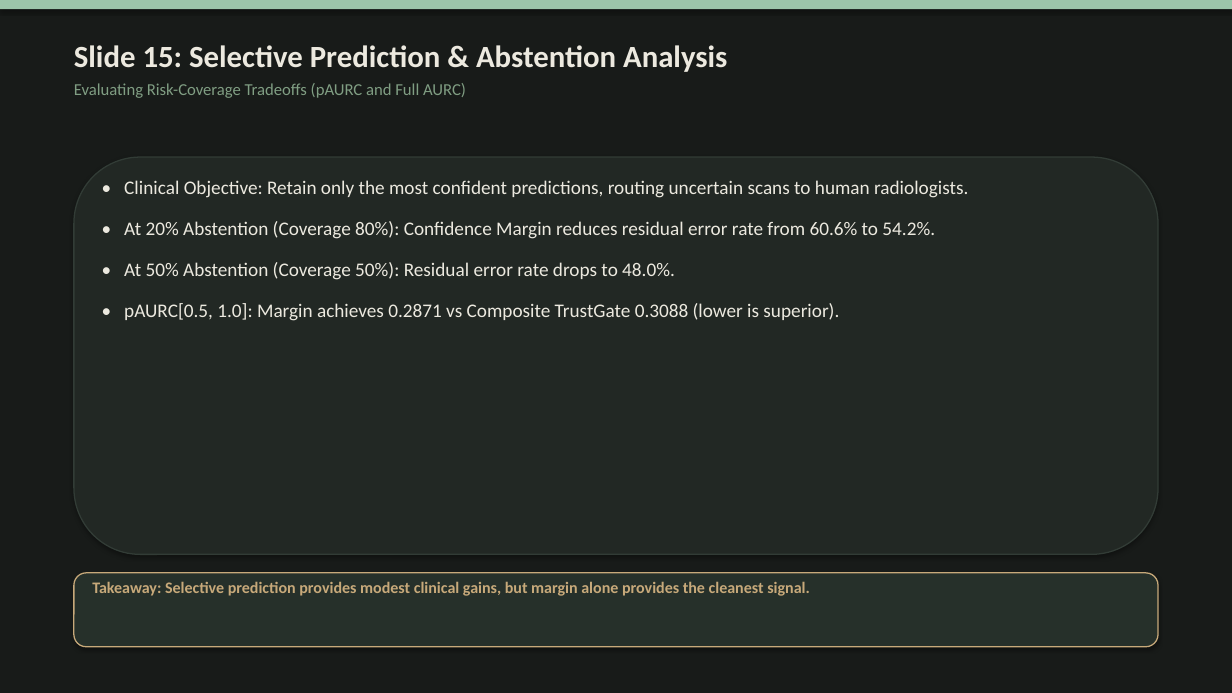
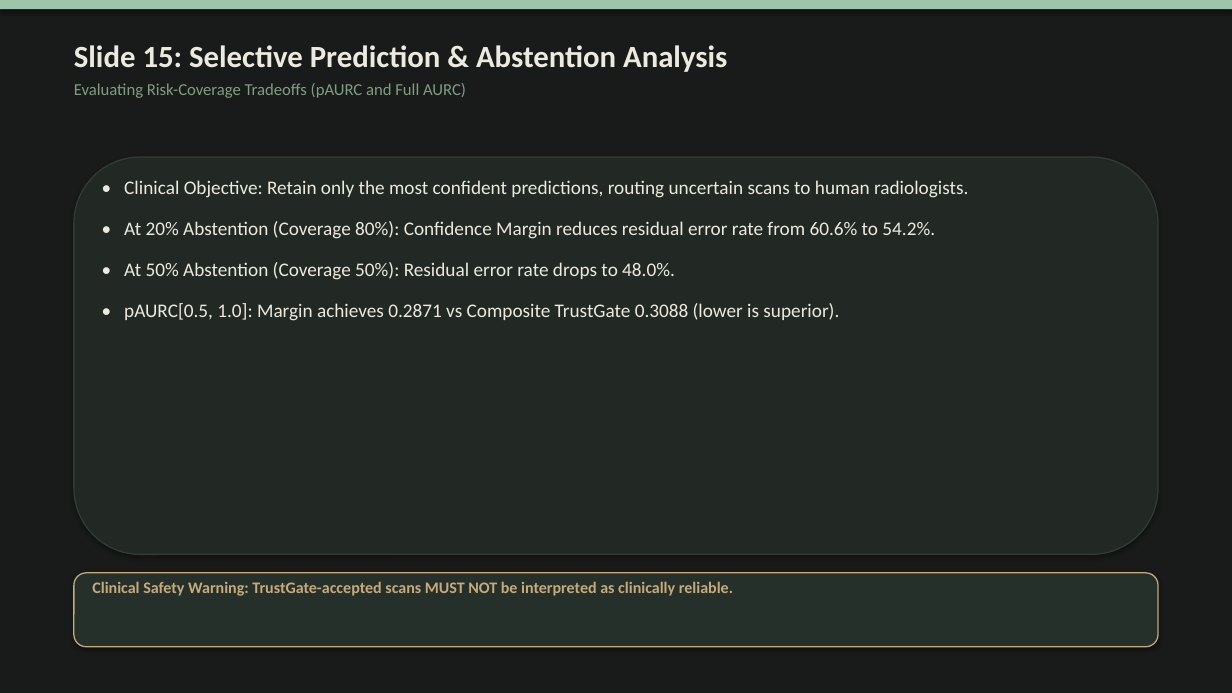
Before and after one commit to Bhavi123-hacker/brain-mri-foundation-benchmark, a slide deck: slide 16 of docs/submission/final/SHIFT_MRI_Final_Presentation.pptx. Drawn at 1232x693 pixels with LibreOffice and Linux fonts; fonts in the diff are those of the drawing. Boxes give left, top, right and bottom in pixels: in the first picture for what was removed or moved away, otherwise in the second. Text is boxed around its words. In the diff, an @@ line names an element or a change of style, - is before the commit and + after.

Commit message:
feat(release-reconciliation): reconcile all 10 model metrics, resolve TrustGate contradictions, and pass 11 release blocker tests

```diff
--- a/docs/submission/final/SHIFT_MRI_Final_Presentation.pptx
+++ b/docs/submission/final/SHIFT_MRI_Final_Presentation.pptx
@@ text at box(92, 581, 733, 596): text changed @@
-Takeaway: Selective prediction provides modest clinical gains, but margin alone provides the cleanest signal.
+Clinical Safety Warning: TrustGate-accepted scans MUST NOT be interpreted as clinically reliable.
```
Also in this commit, not shown: 3 other slides changed, 46 other files.
